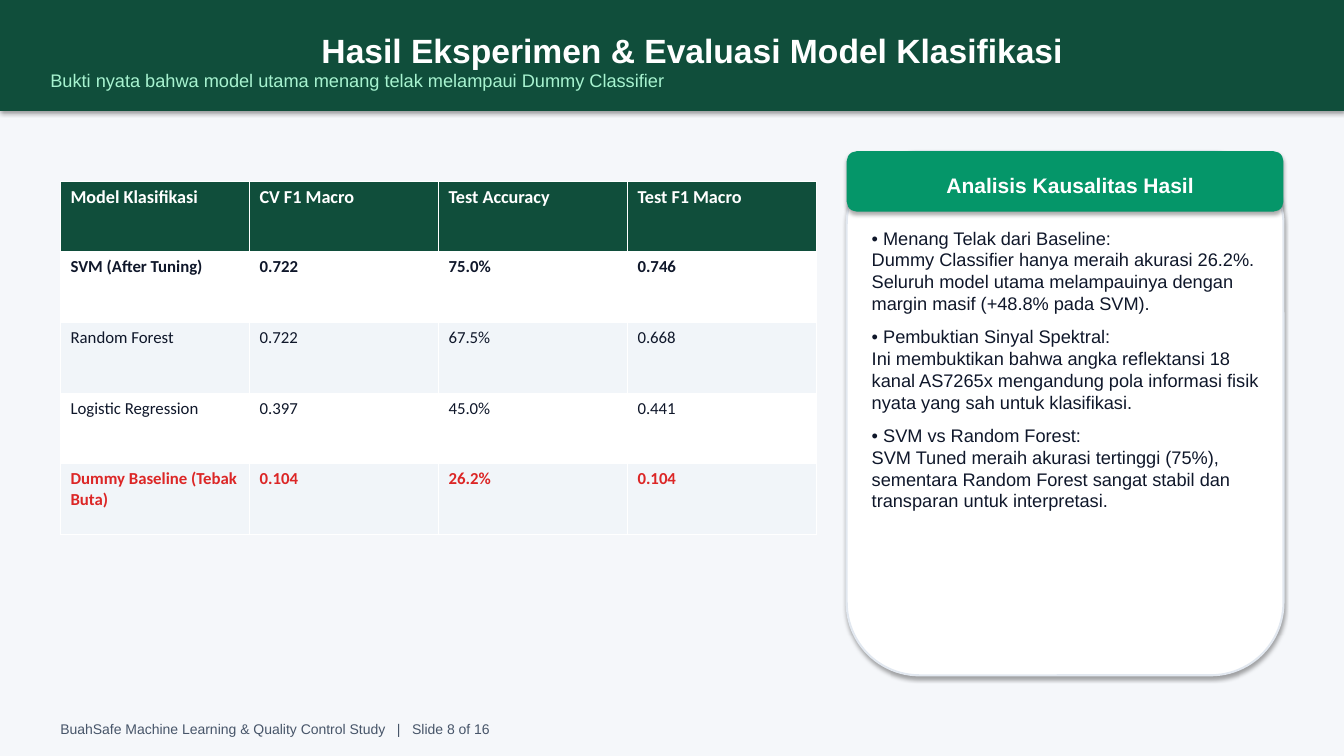
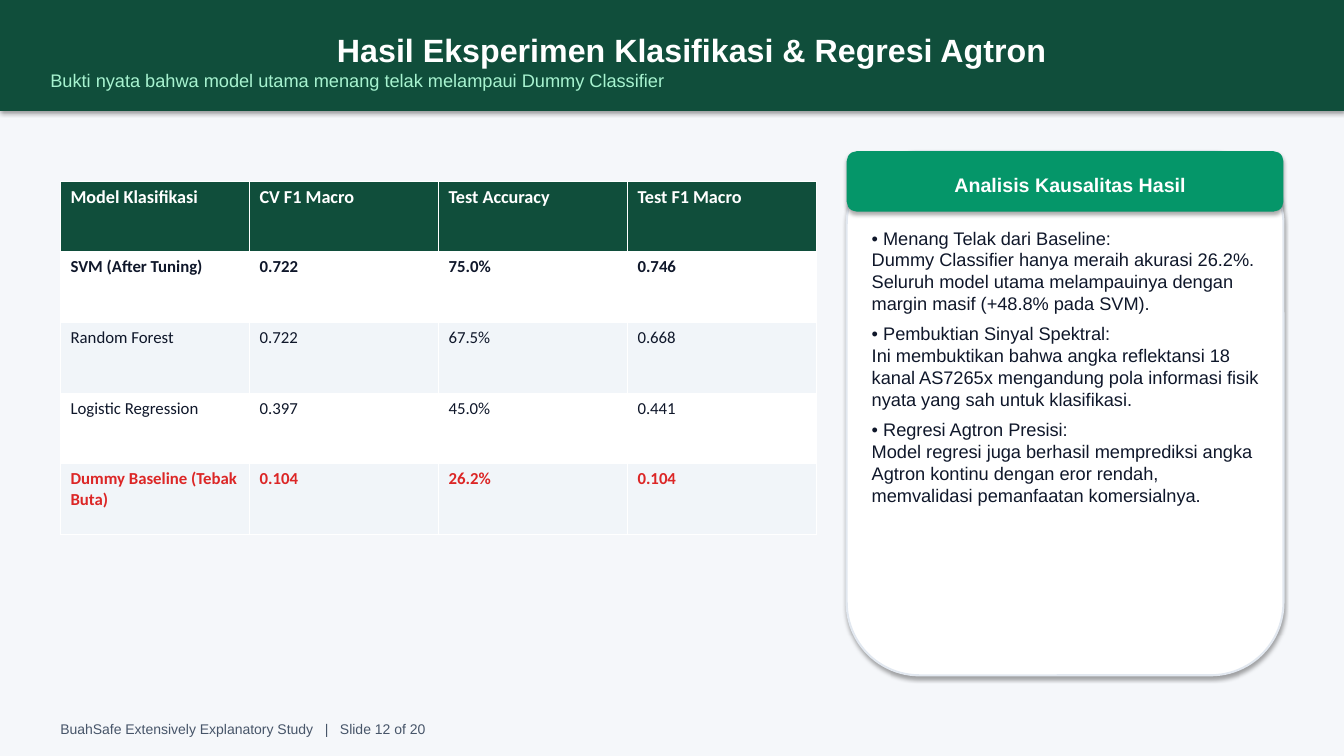
Before and after one commit to adsurkasur/buahsafe, a slide deck: slide 12 of BuahSafe_Super_Comprehensive_Presentation.pptx (slide 8 before the commit). Drawn at 1344x756 pixels with LibreOffice and Linux fonts; fonts in the diff are those of the drawing. Boxes give left, top, right and bottom in pixels: in the first picture for what was removed or moved away, otherwise in the second. Text is boxed around its words. In the diff, an @@ line names an element or a change of style, - is before the commit and + after.

```diff
--- a/BuahSafe_Super_Comprehensive_Presentation.pptx
+++ b/BuahSafe_Super_Comprehensive_Presentation.pptx
@@ text in rectangle at box(337, 38, 1045, 68): text changed; size 24 to 23 pt @@
-Hasil Eksperimen & Evaluasi Model Klasifikasi
+Hasil Eksperimen Klasifikasi & Regresi Agtron
@@ rounded rectangle "Analisis Kausalitas Hasil" at box(847, 151, 1284, 212): size 15 to 14 pt @@
@@ text at box(872, 326, 1258, 410): less space between paragraphs @@
@@ text at box(872, 422, 1253, 506): text changed @@
-• SVM vs Random Forest:
-SVM Tuned meraih akurasi tertinggi (75%), sementara Random Forest sangat stabil dan transparan untuk interpretasi.
+• Regresi Agtron Presisi:
+Model regresi juga berhasil memprediksi angka Agtron kontinu dengan eror rendah, memvalidasi pemanfaatan komersialnya.
@@ text at box(60, 724, 426, 737): text changed @@
-BuahSafe Machine Learning & Quality Control Study | Slide 8 of 16
+BuahSafe Extensively Explanatory Study | Slide 12 of 20
```
Also in this commit, not shown: 14 other slides changed, 5 slides added, 1 slide removed, 2 other files.
